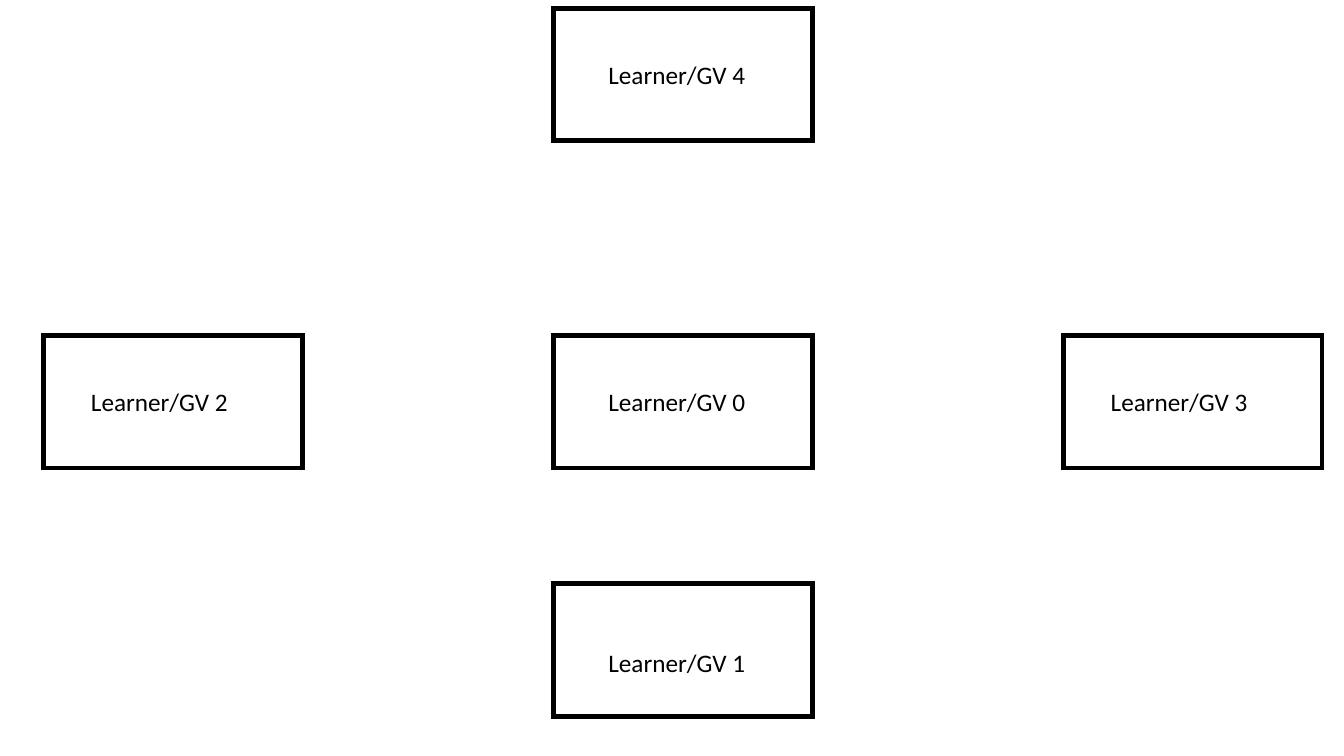
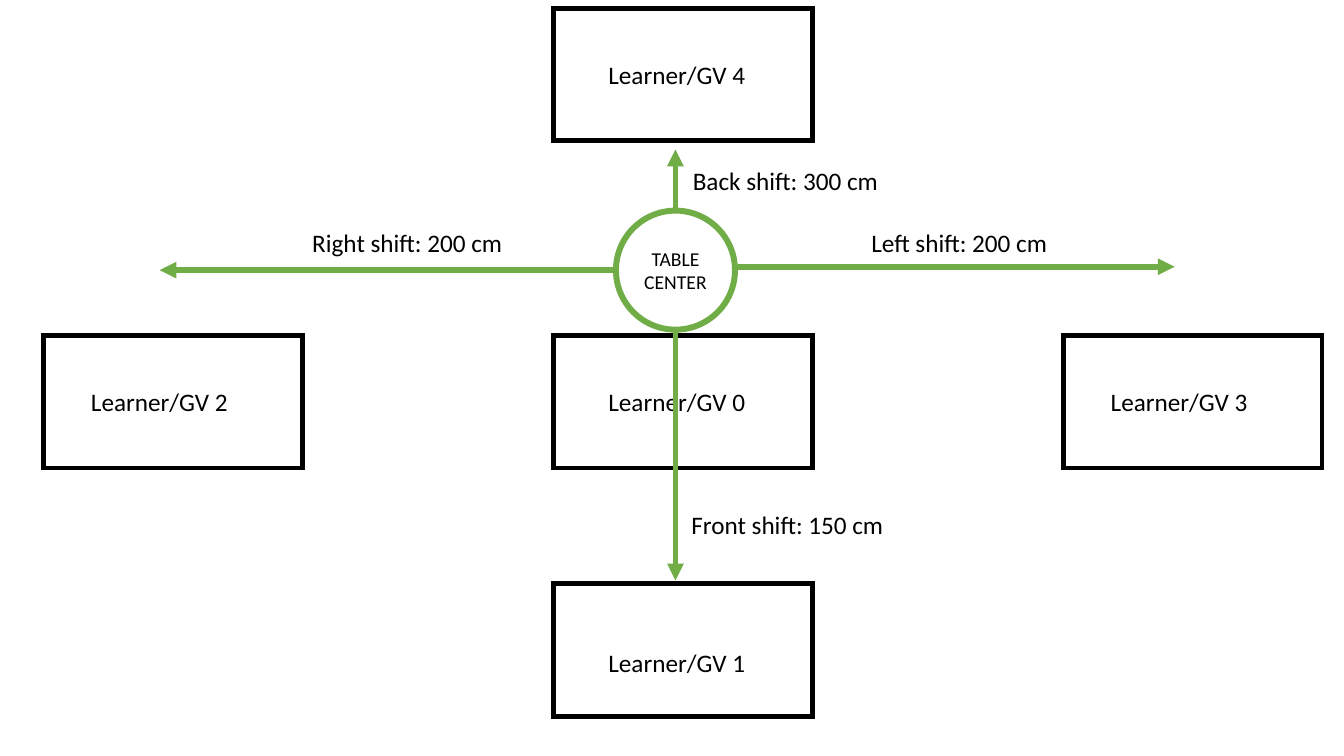
Before and after one commit to stefanfeyer/masters__thesis, a slide deck: slide 10 of figures/thesis_renderer.pptx (slide 9 before the commit). Drawn at 1344x756 pixels with LibreOffice and Linux fonts; fonts in the diff are those of the drawing. Boxes give left, top, right and bottom in pixels: in the first picture for what was removed or moved away, otherwise in the second. Text is boxed around its words. In the diff, an @@ line names an element or a change of style, - is before the commit and + after.

```diff
--- a/figures/thesis_renderer.pptx
+++ b/figures/thesis_renderer.pptx
@@ arrow added from (676, 211) to (676, 149), #70AD47 4 pt @@
@@ text added at (693,172,878,190), 18 pt, text #000000 @@
+Back shift: 300 cm
@@ text added at (312,234,502,257), 18 pt, text #000000 @@
+Right shift: 200 cm
@@ ellipse added at (616,211,735,330), outline #70AD47 4.25 pt, 14 pt, text #000000 @@
+TABLE CENTER
@@ text added at (871,234,1047,252), 18 pt, text #000000 @@
+Left shift: 200 cm
@@ arrow added from (735, 267) to (1175, 267), #70AD47 4 pt @@
@@ arrow added from (616, 270) to (159, 270), #70AD47 4 pt @@
@@ arrow added from (676, 330) to (676, 581), #70AD47 4 pt @@
@@ text added at (691,516,883,535), 18 pt, text #000000 @@
+Front shift: 150 cm
```
Also in this commit, not shown: 1 other slide changed, 3 slides added, 2 slides removed, 31 other files.
